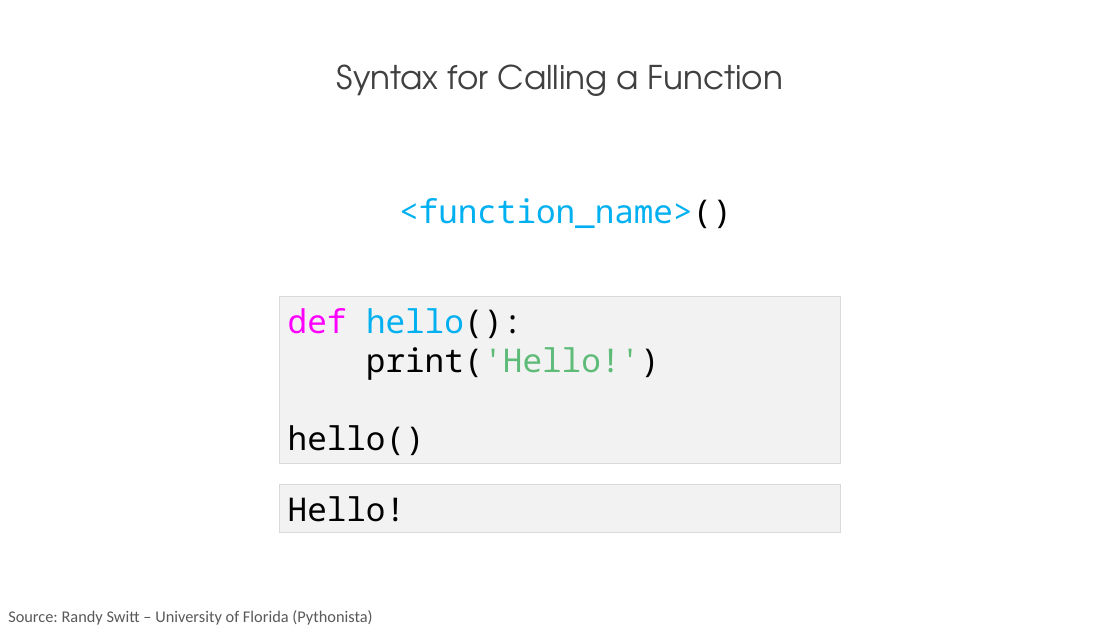
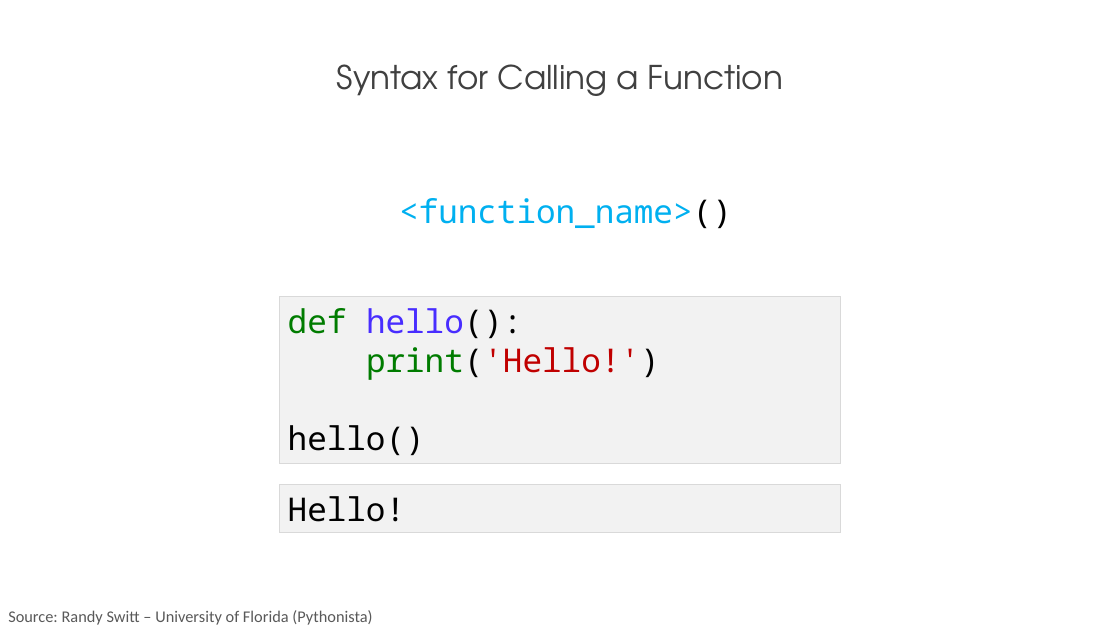
Before and after one commit to PracticumAI/python, a slide deck: slide 7 of presentations/03_functions.pptx. Drawn at 1120x630 pixels with LibreOffice and Linux fonts; fonts in the diff are those of the drawing. Boxes give left, top, right and bottom in pixels: in the first picture for what was removed or moved away, otherwise in the second. Text is boxed around its words. In the diff, an @@ line names an element or a change of style, - is before the commit and + after.

```diff
--- a/presentations/03_functions.pptx
+++ b/presentations/03_functions.pptx
@@ text in rectangle at [288, 308, 660, 380]: text colour #FF00FF to #007C00 in "def"; text colour #00B0F0 to #482DFF in "hello():"; text colour #000000 to #007C00, text colour #5EBB78 to #C00000 in "print('Hello!')" @@
```
Also in this commit, not shown: 4 other slides changed, 1 other file.
